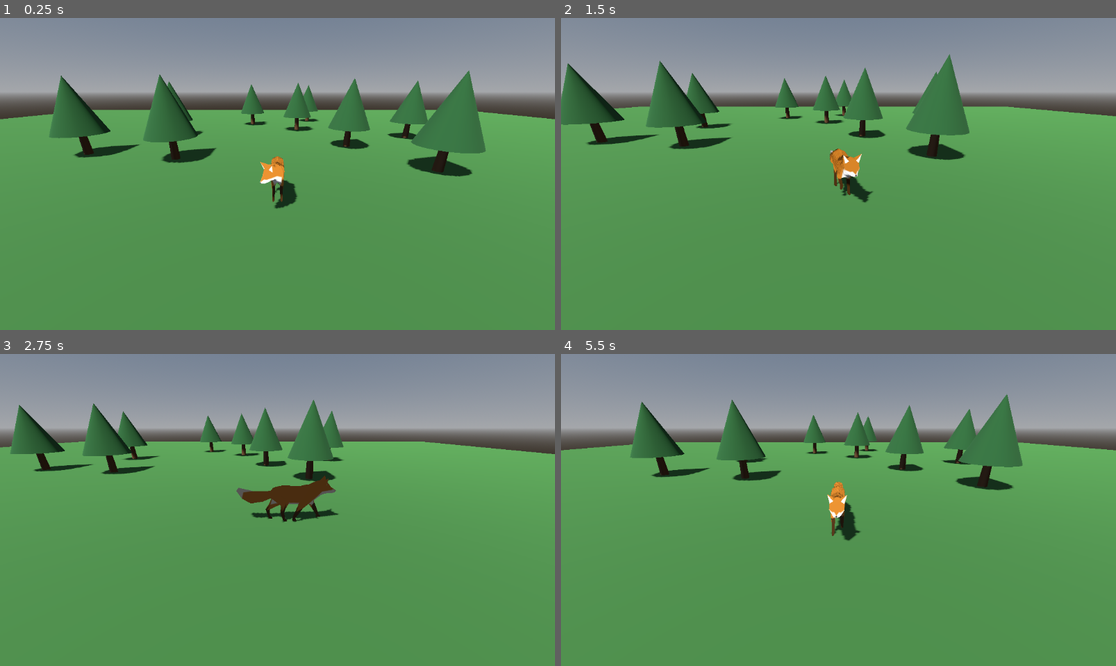
Above: before the commit, frames 1-4 (two rows, left to right).
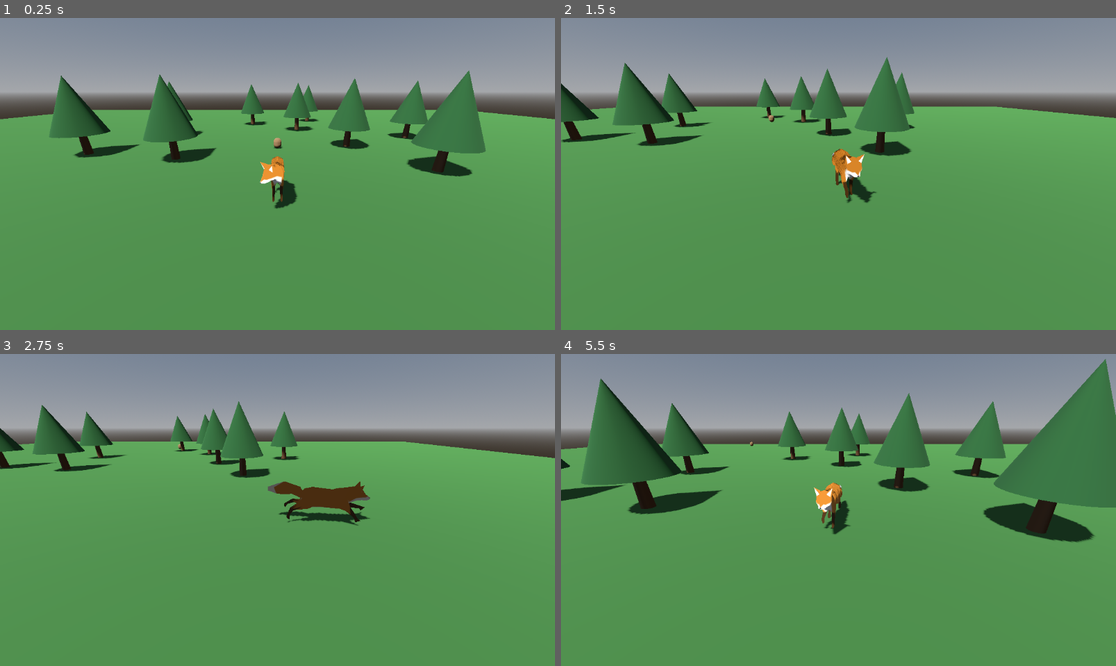
Above: after the commit, the same moments.

Repository: mattzollinhofer/cat_hunter_spike
Game: Godot game, scene res://main.tscn
The game is run twice, just before and just after one commit, with the same random seed, the same clock (stepped at 60 frames per second) and the same inputs.
Inputs:
- Up to frame 1 (0.25 s): no input
- Up to frame 2 (1.5 s): hold Right (ui_right) 0.53-1.28 s; hold Shift 0.53-1.28 s; tap Space at 0.77, 0.8, 1.07, 1.35 s; hold Down (ui_down) from 1.28 s (still down)
- Up to frame 3 (2.75 s): tap Space at 1.52, 1.82, 2.3 s; tap Shift at 1.55 s; release Down (ui_down) at 2.03 s; hold Right (ui_right) from 2.03 s (still down); hold Shift from 2.03 s (still down)
- Up to frame 4 (5.5 s): release Right (ui_right) at 2.78 s; release Shift at 2.78 s; hold Up (ui_up) 2.78-3.53 s; tap Shift at 2.85, 4.35 s; tap Space at 3.02, 3.32, 4.52, 4.82, 5.3 s; hold Space 3.53-4.28 s; hold Left (ui_left) 3.53-5.03 s; hold Down (ui_down) from 5.03 s (still down); hold Shift from 5.03 s (still down)

The runs differ from the first frame. In frame 1, less than 0.1% of the frame differs, in the area x 49-51%, y 38-42%; in frame 2, 11%; in frame 3, 8.7%; in frame 4, 19%, in the area x 0-100%, y 1-61%.

Commit message:
Add stalk-and-pounce hunting loop — the core game mechanic
Players can now sneak up on prey and catch it — the actual heart of the game.
Prey graze until spotting the cat, then flee. The core tension: prey easily
outrun a walk, so you must STALK (move slow and quiet, within a tighter
detection range) to close the distance undetected, then POUNCE (a fast forward
lunge) to catch them within range. Catching prey counts toward the level task.
A hunt manager spawns prey and tracks kills and lives; both the new hunt test
and the existing spike test pass.

Technical notes:
Cat and prey use separate physics collision layers so a pounce passes through
the prey for a distance-based catch (also eliminating a physics-explosion bug
where same-layer capsules ejected each other). Detection radius, flee speed,
and pounce timing are tuning constants at the top of cat_controller.gd and
prey.gd — meant to be adjusted in a feel-tuning session. The headless test
(tests/test_hunt.tscn) locks in the three core rules: walking cat → prey flees;
stalking cat at the same distance → prey stays grazing; pounce in range →
catch.

Co-Authored-By: Claude <noreply@anthropic.com>
Claude-Session: https://claude.ai/code/session_012CUQyNznFBfnNfoy7zCDLa

Diff:
--- a/cat_controller.gd
+++ b/cat_controller.gd
@@ -1,34 +1,55 @@
 extends CharacterBody3D
-## The cat: WASD / arrow-key movement, body turns to face its travel direction,
-## Walk / Survey (idle) animations driven from the imported Fox model, gravity.
+## The cat: walk / stalk movement, a pounce lunge, faces its travel direction,
+## Walk / Survey / Run animations, gravity.
 ##
-## Two non-interactive hooks keep the de-risk verifiable:
-##   * use_force_input / force_input — lets the headless test drive movement.
-##   * CAT_CAPTURE env var — auto-walks and saves one screenshot, then quits,
-##     so a non-headless run can produce visual proof.
+## Prey read three things off this node: `is_stalking`, `is_pouncing`, and the
+## built-in `velocity`. The stalk/pounce split is the core mechanic: prey can
+## outrun a walk, so you must stalk close (quiet) and pounce (a fast lunge) to
+## catch it.
 ##
-## The Fox (a rigged, animated CC0 quadruped from the Khronos glTF samples) is a
-## stand-in for the real cat model; it proves the exact import + animation path a
-## custom cat GLB will use later.
+## Non-interactive hooks keep the loop verifiable:
+##   * use_force_input / force_input, force_stalk, force_pounce — the headless
+##     test drives movement, stalking and pouncing.
+##   * CAT_CAPTURE env var — auto-stalks forward and saves one screenshot.
 
-const SPEED := 4.5
+const WALK_SPEED := 4.5
+const STALK_SPEED := 1.8
+const POUNCE_SPEED := 13.0
+const POUNCE_TIME := 0.4
+const POUNCE_COOLDOWN := 0.7
 const GRAVITY := 22.0
 const TURN_RATE := 9.0
-const MODEL_SCALE := 0.02  # Fox is authored ~100x; shrink to ~1.5 units tall.
+const MODEL_SCALE := 0.02
 const CAPTURE_AT_FRAME := 75
 
+# Read by prey.
+var is_stalking := false
+var is_pouncing := false
+
+# Test / capture hooks.
 var use_force_input := false
 var force_input := Vector3.ZERO
+var force_stalk := false
+var force_pounce := false
 
 var _anim: AnimationPlayer
 var _model: Node3D
+var _pounce_timer := 0.0
+var _cooldown := 0.0
+var _pounce_dir := Vector3.ZERO
+var _space_prev := false
 var _capture_path := ""
 var _frames := 0
 var _captured := false
 
 func _ready() -> void:
+	# Layer 2 = cat, mask 1 = world/ground only. The cat must NOT collide with
+	# prey (layer 4) — catching is distance-based, so a pounce passes through.
+	collision_layer = 2
+	collision_mask = 1
 	_build_collision()
 	_load_model()
+	add_to_group("cat")
 	_capture_path = OS.get_environment("CAT_CAPTURE")
 
 func _build_collision() -> void:
@@ -53,17 +74,32 @@
 		_anim.play("Survey")
 
 func _physics_process(delta: float) -> void:
-	var input := _read_input()
-	if input.length() > 0.05:
-		velocity.x = input.x * SPEED
-		velocity.z = input.z * SPEED
-		var target_yaw := atan2(input.x, input.z)
-		rotation.y = lerp_angle(rotation.y, target_yaw, TURN_RATE * delta)
-		_play("Walk")
+	if _cooldown > 0.0:
+		_cooldown -= delta
+
+	if _pounce_timer > 0.0:
+		_pounce_timer -= delta
+		velocity.x = _pounce_dir.x * POUNCE_SPEED
+		velocity.z = _pounce_dir.z * POUNCE_SPEED
+		_play("Run")
 	else:
-		velocity.x = 0.0
-		velocity.z = 0.0
-		_play("Survey")
+		is_stalking = force_stalk or Input.is_physical_key_pressed(KEY_SHIFT) or _capture_active()
+		var input := _read_move_input()
+		var speed := STALK_SPEED if is_stalking else WALK_SPEED
+		if input.length() > 0.05:
+			velocity.x = input.x * speed
+			velocity.z = input.z * speed
+			var target_yaw := atan2(input.x, input.z)
+			rotation.y = lerp_angle(rotation.y, target_yaw, TURN_RATE * delta)
+			_play("Walk")
+		else:
+			velocity.x = 0.0
+			velocity.z = 0.0
+			_play("Survey")
+		if _wants_pounce() and _cooldown <= 0.0:
+			_start_pounce()
+
+	is_pouncing = _pounce_timer > 0.0
 
 	if not is_on_floor():
 		velocity.y -= GRAVITY * delta
@@ -73,11 +109,11 @@
 	move_and_slide()
 	_maybe_capture()
 
-func _read_input() -> Vector3:
+func _read_move_input() -> Vector3:
 	if use_force_input:
 		return force_input.normalized()
-	if _capture_path != "":
-		return Vector3(0, 0, -1)  # auto-walk for the screenshot
+	if _capture_active():
+		return Vector3(0, 0, -1)  # stalk toward the prey for the screenshot
 	var v := Vector3.ZERO
 	if Input.is_physical_key_pressed(KEY_W) or Input.is_action_pressed("ui_up"):
 		v.z -= 1.0
@@ -89,12 +125,31 @@
 		v.x += 1.0
 	return v.normalized()
 
+func _wants_pounce() -> bool:
+	var down := Input.is_physical_key_pressed(KEY_SPACE)
+	var just := down and not _space_prev
+	_space_prev = down
+	if force_pounce:
+		force_pounce = false
+		return true
+	return just
+
+func _start_pounce() -> void:
+	# Lunge in the direction the cat is currently facing.
+	_pounce_dir = Vector3(sin(rotation.y), 0.0, cos(rotation.y)).normalized()
+	_pounce_timer = POUNCE_TIME
+	_cooldown = POUNCE_TIME + POUNCE_COOLDOWN
+	is_stalking = false  # a pounce is loud
+
 func _play(anim_name: String) -> void:
 	if _anim and _anim.current_animation != anim_name:
 		_anim.play(anim_name)
 
 func get_current_anim() -> String:
 	return _anim.current_animation if _anim else ""
+
+func _capture_active() -> bool:
+	return _capture_path != ""
 
 func _maybe_capture() -> void:
 	if _capture_path == "" or _captured:
--- /dev/null
+++ b/hunt.gd
@@ -0,0 +1,46 @@
+extends Node
+## Runs the hunt: spawns prey, counts catches toward the level task, tracks lives.
+## Emits signals so the HUD can display progress without this node knowing about
+## the UI.
+
+signal progress_changed(kills: int, goal: int)
+signal lives_changed(lives: int)
+
+const GOAL := 5
+const START_LIVES := 6
+
+var kills := 0
+var lives := START_LIVES
+
+var _cat: Node3D
+var _world: Node3D
+var _first := true
+
+func setup(cat: Node3D, world: Node3D) -> void:
+	_cat = cat
+	_world = world
+	_spawn_prey()
+	progress_changed.emit(kills, GOAL)
+	lives_changed.emit(lives)
+
+func _spawn_prey() -> void:
+	var prey := CharacterBody3D.new()
+	prey.set_script(load("res://prey.gd"))
+	prey.target = _cat
+	prey.position = _spawn_point()
+	prey.caught.connect(_on_caught)
+	_world.add_child(prey)
+
+func _spawn_point() -> Vector3:
+	if _first:
+		_first = false
+		return Vector3(0, 0.5, -6)  # first prey ahead of the cat, in view
+	var angle := randf() * TAU
+	var radius := randf_range(6.0, 12.0)
+	return Vector3(cos(angle) * radius, 0.5, sin(angle) * radius)
+
+func _on_caught() -> void:
+	kills += 1
+	progress_changed.emit(kills, GOAL)
+	if kills < GOAL:
+		_spawn_prey()
--- a/main.gd
+++ b/main.gd
@@ -16,6 +16,7 @@
 	_scatter_trees()
 	_spawn_cat()
 	_build_camera()
+	_start_hunt()
 
 func _process(_delta: float) -> void:
 	# Trailing follow: track the cat's position, keep a fixed orientation so the
@@ -109,3 +110,10 @@
 	cam.position = Vector3(0, 3.0, 6.5)
 	cam.rotation_degrees = Vector3(-22, 0, 0)
 	_camera_rig.add_child(cam)
+
+func _start_hunt() -> void:
+	var hunt := Node.new()
+	hunt.name = "Hunt"
+	hunt.set_script(load("res://hunt.gd"))
+	add_child(hunt)
+	hunt.setup(_cat, self)
--- /dev/null
+++ b/prey.gd
@@ -0,0 +1,84 @@
+extends CharacterBody3D
+## Prey (squirrel stand-in): grazes until the cat gets close, then flees.
+##
+## The tuning is the whole game: the cat can only catch prey by POUNCING within
+## CATCH_RADIUS. Walking toward prey is detected far away (BASE_DETECT) and prey
+## flees faster than a walk, so a straight chase never works. Stalking shrinks
+## the detection range (STALK_DETECT) enough to sneak into pounce range. That is
+## the stalk-then-pounce loop from the sketches.
+
+signal caught
+
+const BASE_DETECT := 7.0     # spotted this far off while the cat walks
+const STALK_DETECT := 3.0    # ...only this far while the cat stalks (quiet)
+const PANIC := 1.6           # always bolts if the cat is this close
+const FLEE_SPEED := 6.0      # faster than a walk, slower than a pounce
+const CATCH_RADIUS := 1.3
+const GRAVITY := 22.0
+
+enum { GRAZE, FLEE }
+
+var target: Node3D  # the cat
+var _state := GRAZE
+
+func _ready() -> void:
+	# Layer 4 = prey, mask 1 = world/ground only. Prey never physically collides
+	# with the cat (layer 2) or other prey — catching is distance-based.
+	collision_layer = 4
+	collision_mask = 1
+	add_to_group("prey")
+	_build_body()
+
+func _build_body() -> void:
+	var col := CollisionShape3D.new()
+	var shape := CapsuleShape3D.new()
+	shape.radius = 0.28
+	shape.height = 0.7
+	col.shape = shape
+	col.position.y = 0.35
+	add_child(col)
+	var mesh := MeshInstance3D.new()
+	var body := CapsuleMesh.new()
+	body.radius = 0.28
+	body.height = 0.7
+	var mat := StandardMaterial3D.new()
+	mat.albedo_color = Color(0.55, 0.42, 0.28)  # squirrel brown
+	body.material = mat
+	mesh.mesh = body
+	mesh.position.y = 0.35
+	add_child(mesh)
+
+func _physics_process(delta: float) -> void:
+	if target == null or not is_instance_valid(target):
+		return
+
+	var flat := Vector2(
+		global_position.x - target.global_position.x,
+		global_position.z - target.global_position.z)
+	var dist := flat.length()
+	var detect: float = STALK_DETECT if target.is_stalking else BASE_DETECT
+	if _state == GRAZE and (dist < PANIC or dist < detect):
+		_state = FLEE
+
+	if _state == FLEE and flat.length() > 0.001:
+		var away := Vector3(flat.x, 0.0, flat.y).normalized()
+		velocity.x = away.x * FLEE_SPEED
+		velocity.z = away.z * FLEE_SPEED
+		rotation.y = atan2(away.x, away.z)
+	else:
+		velocity.x = 0.0
+		velocity.z = 0.0
+
+	if target.is_pouncing and dist < CATCH_RADIUS:
+		caught.emit()
+		queue_free()
+		return
+
+	if not is_on_floor():
+		velocity.y -= GRAVITY * delta
+	else:
+		velocity.y = 0.0
+	move_and_slide()
+
+func get_state() -> int:
+	return _state
--- /dev/null
+++ b/tests/test_hunt.gd
@@ -0,0 +1,82 @@
+extends Node
+## Headless test for the stalk-and-pounce hunt loop. Exits 0/1 (space_scroller
+## convention). Locks in the three rules that make the loop work:
+##   1. A walking cat is spotted far off — prey flees.
+##   2. A stalking cat at the same distance stays undetected — prey grazes.
+##   3. A pounce within range catches the prey.
+##
+## Each sub-test runs at a far-apart origin and cleans up before the next, so
+## bodies from one case can never interfere with another.
+
+const GRAZE := 0
+const FLEE := 1
+
+var _caught := false
+
+func _ready() -> void:
+	call_deferred("_run")
+
+func _make_cat(pos: Vector3) -> CharacterBody3D:
+	var cat := CharacterBody3D.new()
+	cat.set_script(load("res://cat_controller.gd"))
+	cat.position = pos
+	add_child(cat)
+	return cat
+
+func _make_prey(cat: Node3D, pos: Vector3) -> CharacterBody3D:
+	var prey := CharacterBody3D.new()
+	prey.set_script(load("res://prey.gd"))
+	prey.target = cat
+	prey.position = pos
+	add_child(prey)
+	return prey
+
+func _clear(nodes: Array) -> void:
+	for n in nodes:
+		if is_instance_valid(n):
+			n.queue_free()
+	await get_tree().physics_frame
+
+func _run() -> void:
+	var failures: Array[String] = []
+
+	# 1. Walking cat (not stalking) within BASE_DETECT (7m) makes prey flee.
+	var cat1 := _make_cat(Vector3(0, 1, 5))
+	var prey1 := _make_prey(cat1, Vector3(0, 0.5, 0))
+	await get_tree().physics_frame
+	await get_tree().physics_frame
+	if prey1.get_state() != FLEE:
+		failures.append("prey did not flee from a walking cat at 5m")
+	await _clear([cat1, prey1])
+
+	# 2. Stalking cat at the same 5m stays undetected (STALK_DETECT is 3m).
+	var cat2 := _make_cat(Vector3(100, 1, 5))
+	cat2.force_stalk = true
+	var prey2 := _make_prey(cat2, Vector3(100, 0.5, 0))
+	await get_tree().physics_frame
+	await get_tree().physics_frame
+	if prey2.get_state() != GRAZE:
+		failures.append("prey wrongly fled from a stalking cat at 5m")
+	await _clear([cat2, prey2])
+
+	# 3. A pounce within range catches the prey.
+	var cat3 := _make_cat(Vector3(200, 1, 2.5))
+	cat3.rotation.y = PI  # face -Z, toward the prey
+	var prey3 := _make_prey(cat3, Vector3(200, 0.5, 0))
+	prey3.caught.connect(func() -> void: _caught = true)
+	await get_tree().physics_frame
+	cat3.force_pounce = true
+	for _i in 40:
+		await get_tree().physics_frame
+		if _caught:
+			break
+	if not _caught:
+		failures.append("pounce did not catch prey within range")
+
+	if failures.is_empty():
+		print("PASS: flee detection, stalk stealth, and pounce-catch all OK")
+		get_tree().quit(0)
+	else:
+		for f in failures:
+			printerr("FAIL: ", f)
+		get_tree().quit(1)
--- /dev/null
+++ b/tests/test_hunt.tscn
@@ -0,0 +1,6 @@
+[gd_scene load_steps=2 format=3]
+
+[ext_resource type="Script" path="res://tests/test_hunt.gd" id="1_hunt"]
+
+[node name="TestHunt" type="Node"]
+script = ExtResource("1_hunt")
Not shown, added: hunt.gd.uid
Not shown, added: prey.gd.uid
Not shown, added: tests/test_hunt.gd.uid
